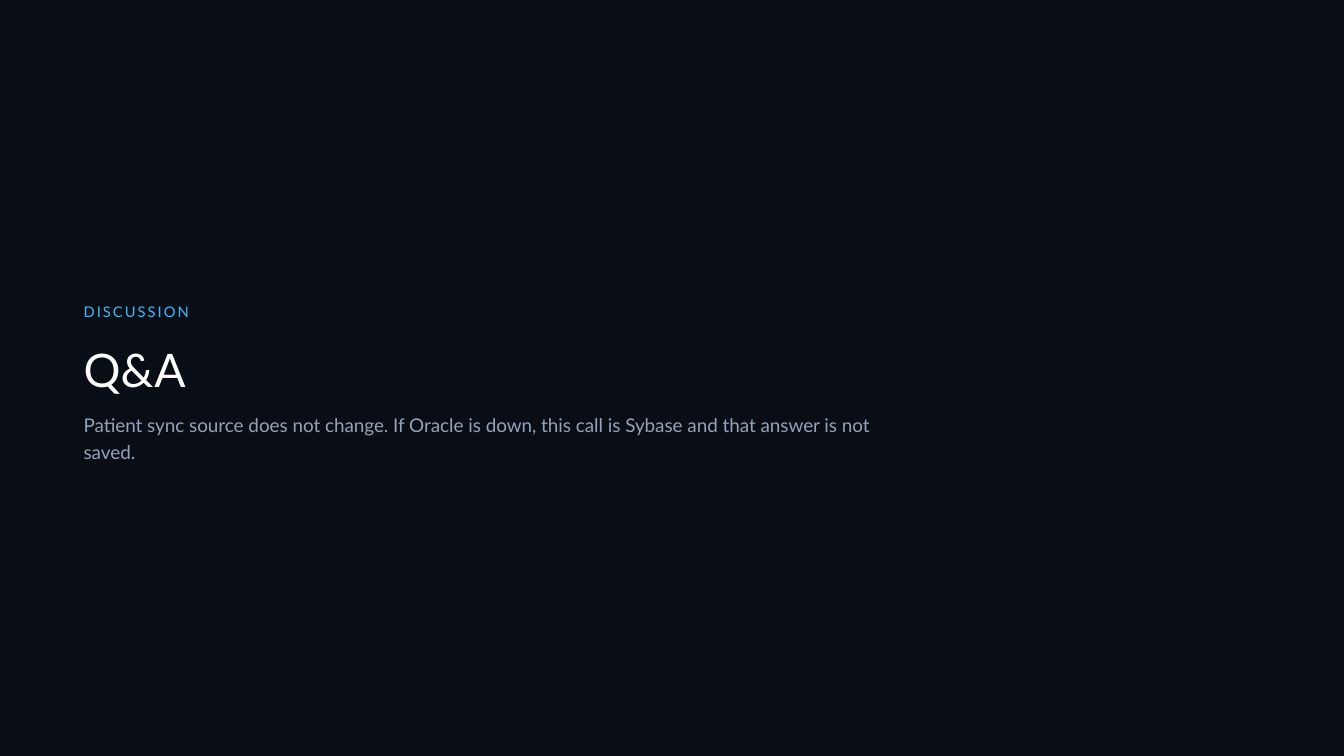
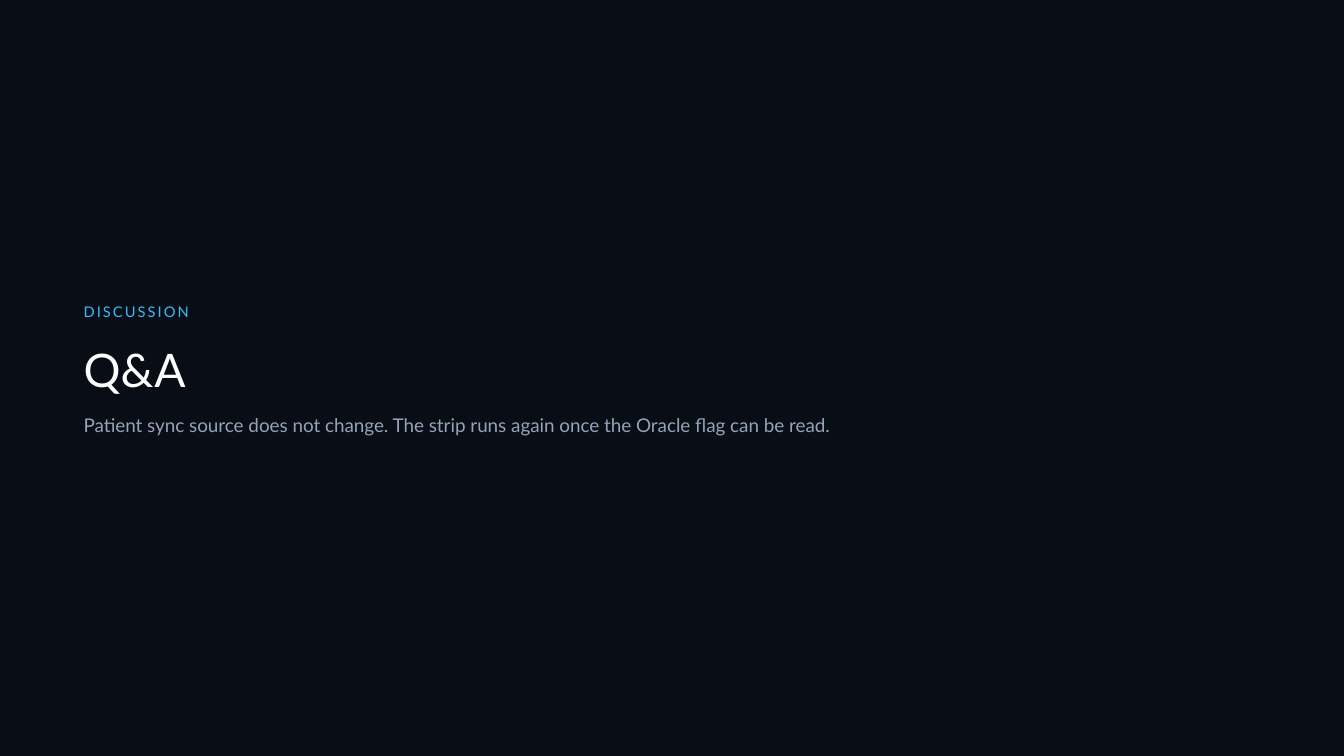
Before and after one commit to DragonChong/HA-Notes, a slide deck: slide 9 of SDLC/Projects/TMP-oracle-route-lookup — Oracle route lookup/assets/Oracle route lookup.pptx (slide 8 before the commit). Drawn at 1344x756 pixels with LibreOffice and Linux fonts; fonts in the diff are those of the drawing. Boxes give left, top, right and bottom in pixels: in the first picture for what was removed or moved away, otherwise in the second. Text is boxed around its words. In the diff, an @@ line names an element or a change of style, - is before the commit and + after.

```diff
--- a/SDLC/Projects/TMP-oracle-route-lookup — Oracle route lookup/assets/Oracle route lookup.pptx
+++ b/SDLC/Projects/TMP-oracle-route-lookup — Oracle route lookup/assets/Oracle route lookup.pptx
@@ text at (84,418,830,436): text changed @@
-Patient sync source does not change. If Oracle is down, this call is Sybase and that answer is not saved.
+Patient sync source does not change. The strip runs again once the Oracle flag can be read.
```
Also in this commit, not shown: 4 other slides changed, 3 slides added, 2 slides removed, 3 other files.
